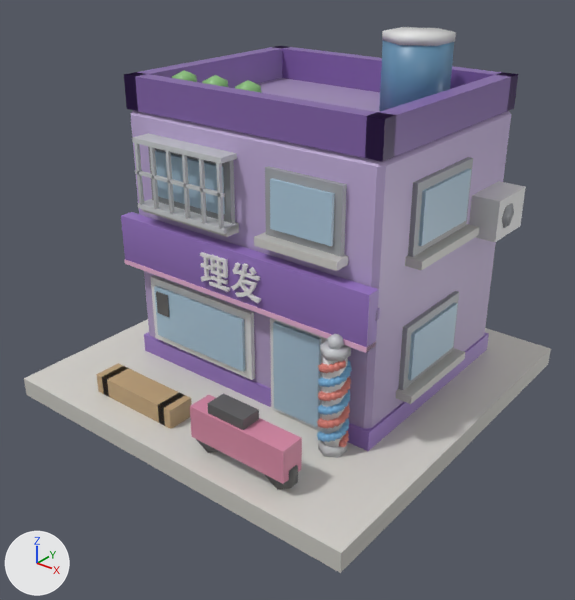
What one commit did to the glTF model county-tycoon/assets/resources/models3d/barber.glb.
The view is the same before and after, from a 50 mm lens placed at (1.634, -0.954, 1.129), pointed at (0.534, 0.421, 0.277). Every picture has the same lights, and +X, +Y and +Z are marked at lower left. The first picture is the older version. Vertices at exactly the same position are counted once.

In view in the first picture: 'barber'.
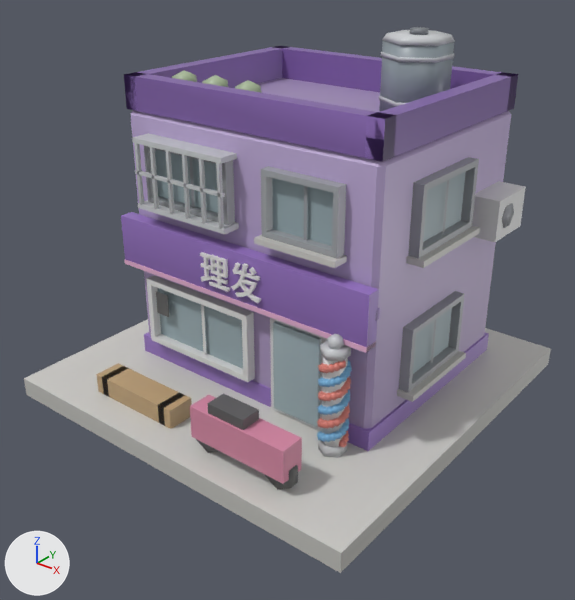
Where the newer file only moved an object's origin or applied its transform, the numbers keep the older frame.

Location of each change, (x1, y1, x2, y2) in pixels of the pictures (575 x 600 px; the box of a moved part takes in the faces that stretch with it):
part 1 of me_立方体, added
    after: (379, 96, 405, 107)
part 2 of me_立方体, added
    after: (381, 52, 454, 63)
part 3 of me_立方体, added
    after: (410, 27, 429, 35)
part 4 of me_立方体, rebuilt
    before: (148, 146, 235, 223)
    after: (144, 145, 235, 225)
part 5 of me_立方体, rebuilt (8% wider)
    before: (398, 291, 459, 390)
    after: (399, 291, 465, 393)
part 6 of me_立方体, rebuilt (not visible afterwards)
    before: (142, 209, 239, 237)
part 7 of me_立方体, rebuilt
    before: (151, 275, 255, 380)
    after: (146, 275, 255, 382)
part 8 of me_立方体, rebuilt (9% shorter)
    before: (396, 348, 465, 404)
    after: (397, 351, 466, 402)
part 9 of me_立方体, rebuilt (9% wider)
    before: (408, 157, 473, 257)
    after: (408, 157, 479, 259)
part 10 of me_立方体, rebuilt (9% shorter)
    before: (405, 224, 479, 270)
    after: (406, 226, 480, 268)
part 11 of me_立方体, rebuilt
    before: (265, 166, 347, 256)
    after: (261, 166, 346, 259)
part 12 of me_立方体, rebuilt (15% shorter)
    before: (254, 232, 348, 271)
    after: (254, 235, 347, 268)
part 13 of me_立方体, moved or reshaped
    before: (154, 27, 471, 380)
    after: (189, 30, 455, 363)
part 14 of me_立方体, recoloured
    both: (125, 30, 455, 428)
part 15 of me_立方体, recoloured
    both: (140, 30, 455, 428)

Edits to the bpy script that builds the scene:
```text
Add mat_housing:
    mat_housing = bpy.data.materials.new('housing')
    # nodes: BsdfPrincipled, Mix, OutputMaterial, VertexColor
    # colours: white #e7e7e7, mixed with the vertex colours
Change me_立方体:
    used by ob_barber; location = (0.5, 0.5, 0.025)
    remove me_立方体.from_pydata(...)  # 2090 vertices, 3556 faces; spans x -0.5..0.5, y -0.5..0.5, z -0.025..0.865
    add me_立方体.from_pydata(...)  # 2166 vertices, 3640 faces; spans x -0.5..0.5, y -0.5..0.5, z -0.025..0.872
    me_立方体 part 1: a new loose piece, a 6-sided cylinder along z spanning x 0.1183..0.2617, y 0.1172..0.2828, z 0.7106..0.7196, in mat_housing
    me_立方体 part 2: a new loose piece, a 6-sided cylinder along z spanning x 0.1183..0.2617, y 0.1172..0.2828, z 0.8098..0.8188, in mat_housing
    me_立方体 part 3: a new loose piece, a 6-sided cylinder along z spanning x 0.172..0.208, y 0.179..0.221, z 0.86..0.872, in mat_housing
    me_立方体 part 4: the loose piece of 8 vertices spanning x -0.28..-0.02, y -0.212..-0.192, z 0.475..0.625 is rebuilt with 16 vertices and now spans x -0.28..-0.02, y -0.226..-0.201, z 0.475..0.625, in mat_housing
    me_立方体 part 5: the loose piece of 8 vertices spanning x 0.352..0.372, y -0.08..0.16, z 0.125..0.285 is rebuilt with 16 vertices and now spans x 0.361..0.386, y -0.08..0.16, z 0.125..0.285, in mat_housing
    me_立方体 part 6: the loose piece of 8 vertices spanning x -0.29..-0.01, y -0.24..-0.2, z 0.455..0.475 is rebuilt with 8 vertices and now spans x -0.287..-0.013, y -0.243..-0.201, z 0.461..0.475
    me_立方体 part 7: the loose piece of 8 vertices spanning x -0.31..0.03, y -0.212..-0.192, z 0.085..0.265 is rebuilt with 16 vertices and now spans x -0.31..0.03, y -0.226..-0.201, z 0.085..0.265
    me_立方体 part 8: the loose piece of 8 vertices spanning x 0.36..0.4, y -0.09..0.17, z 0.105..0.125 is rebuilt with 8 vertices and now spans x 0.361..0.403, y -0.087..0.167, z 0.111..0.125
    me_立方体 part 9: the loose piece of 8 vertices spanning x 0.352..0.372, y -0.08..0.16, z 0.455..0.615 is rebuilt with 16 vertices and now spans x 0.361..0.386, y -0.08..0.16, z 0.455..0.615, in mat_housing
    me_立方体 part 10: the loose piece of 8 vertices spanning x 0.36..0.4, y -0.09..0.17, z 0.435..0.455 is rebuilt with 8 vertices and now spans x 0.361..0.403, y -0.087..0.167, z 0.441..0.455
    me_立方体 part 11: the loose piece of 8 vertices spanning x 0.08..0.28, y -0.212..-0.192, z 0.475..0.625 is rebuilt with 16 vertices and now spans x 0.08..0.28, y -0.226..-0.201, z 0.475..0.625, in mat_housing
    me_立方体 part 12: the loose piece of 8 vertices spanning x 0.07..0.29, y -0.24..-0.2, z 0.455..0.475 is rebuilt with 8 vertices and now spans x 0.073..0.287, y -0.243..-0.201, z 0.461..0.475
    me_立方体 part 13: 8 vertices moved from x 0.037..0.261, y -0.249..0.282, z 0.361..0.865 to x 0.037..0.252, y -0.249..0.272, z 0.361..0.86; 80 vertices removed from x -0.38..0.38, y -0.22..0.4, z 0.105..0.605; 40 vertices added at x -0.372..0.372, y -0.212..0.392, z 0.1..0.612
    me_立方体 part 14: 426 kept faces spanning x -0.5..0.5, y -0.5..0.5, z -0.025..0.86 get new vertex colours
    me_立方体 part 15: 360 faces spanning x -0.5..0.5, y -0.5..0.5, z -0.025..0.86 switch from mat_lit to mat_housing
    other edits to the shape of me_立方体 do not show in these pictures
```
